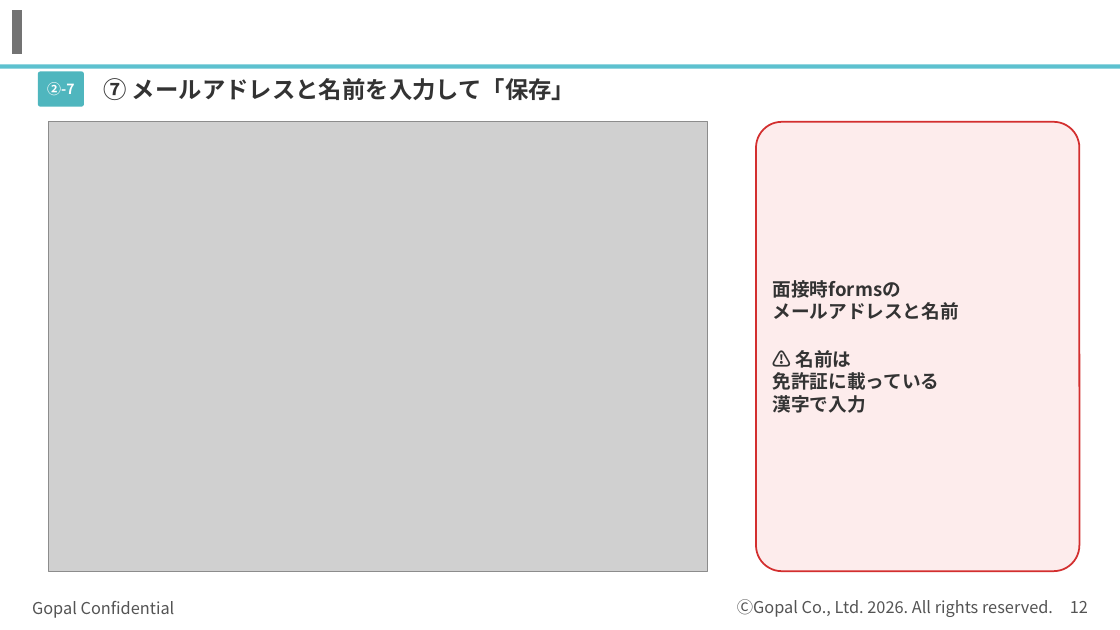
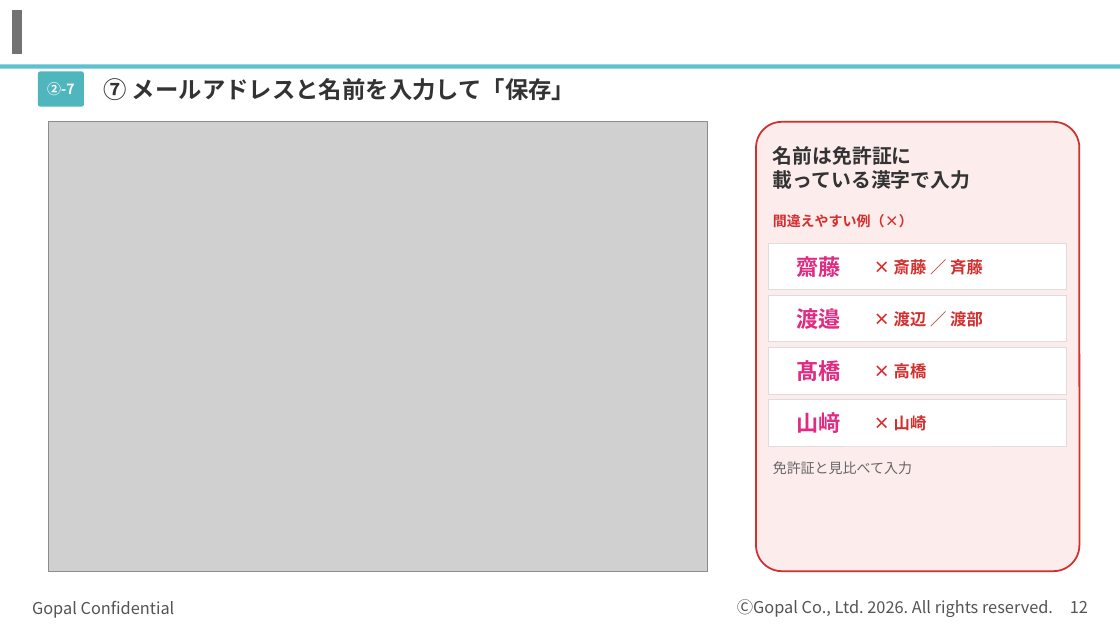
Before and after one commit to kagayugopal-eng/tamu, a slide deck: slide 12 of out/登録の流れ_書類準備まで.pptx. Drawn at 1120x630 pixels with LibreOffice and Linux fonts; fonts in the diff are those of the drawing; grey boxes stand for pictures; background and template pictures are left out. Boxes give left, top, right and bottom in pixels: in the first picture for what was removed or moved away, otherwise in the second. Text is boxed around its words. In the diff, an @@ line names an element or a change of style, - is before the commit and + after.

```diff
--- a/out/登録の流れ_書類準備まで.pptx
+++ b/out/登録の流れ_書類準備まで.pptx
@@ text at (773, 146, 971, 189): text changed; size 16 to 17 pt @@
-面接時formsの
-メールアドレスと名前
-⚠ 名前は
-免許証に載っている
-漢字で入力
+名前は免許証に
+載っている漢字で入力
@@ text added at (773, 214, 913, 228), 12 pt, text #D32F2F, bold @@
+間違えやすい例（×）
@@ rectangle added at (769, 244, 1067, 290), fill #FFFFFF, outline #DDDDDD 0.75 pt @@
@@ text added at (797, 253, 841, 281), 19 pt, text #E12A82, bold @@
+齋藤
@@ text added at (894, 256, 983, 278), 14 pt, text #D32F2F, bold @@
+× 斎藤 ／ 斉藤
@@ rectangle added at (769, 296, 1067, 342), fill #FFFFFF, outline #DDDDDD 0.75 pt @@
@@ text added at (797, 305, 841, 333), 19 pt, text #E12A82, bold @@
+渡邉
@@ text added at (894, 311, 983, 327), 14 pt, text #D32F2F, bold @@
+× 渡辺 ／ 渡部
@@ rectangle added at (769, 348, 1067, 394), fill #FFFFFF, outline #DDDDDD 0.75 pt @@
@@ text added at (797, 360, 841, 381), 19 pt, text #E12A82, bold @@
+髙橋
@@ text added at (894, 360, 927, 382), 14 pt, text #D32F2F, bold @@
+× 高橋
@@ rectangle added at (769, 400, 1067, 446), fill #FFFFFF, outline #DDDDDD 0.75 pt @@
@@ text added at (797, 412, 841, 433), 19 pt, text #E12A82, bold @@
+山﨑
@@ text added at (894, 415, 927, 431), 14 pt, text #D32F2F, bold @@
+× 山崎
@@ text added at (773, 461, 912, 474), 12 pt, text #666666 @@
+免許証と見比べて入力
```
